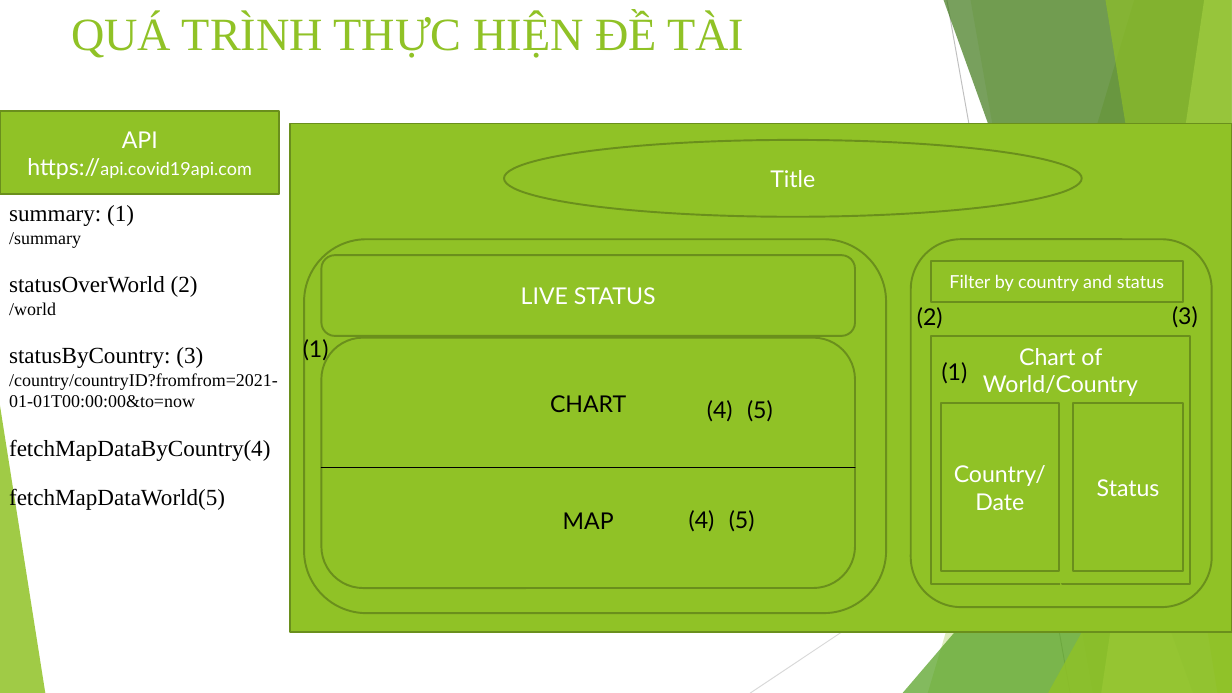
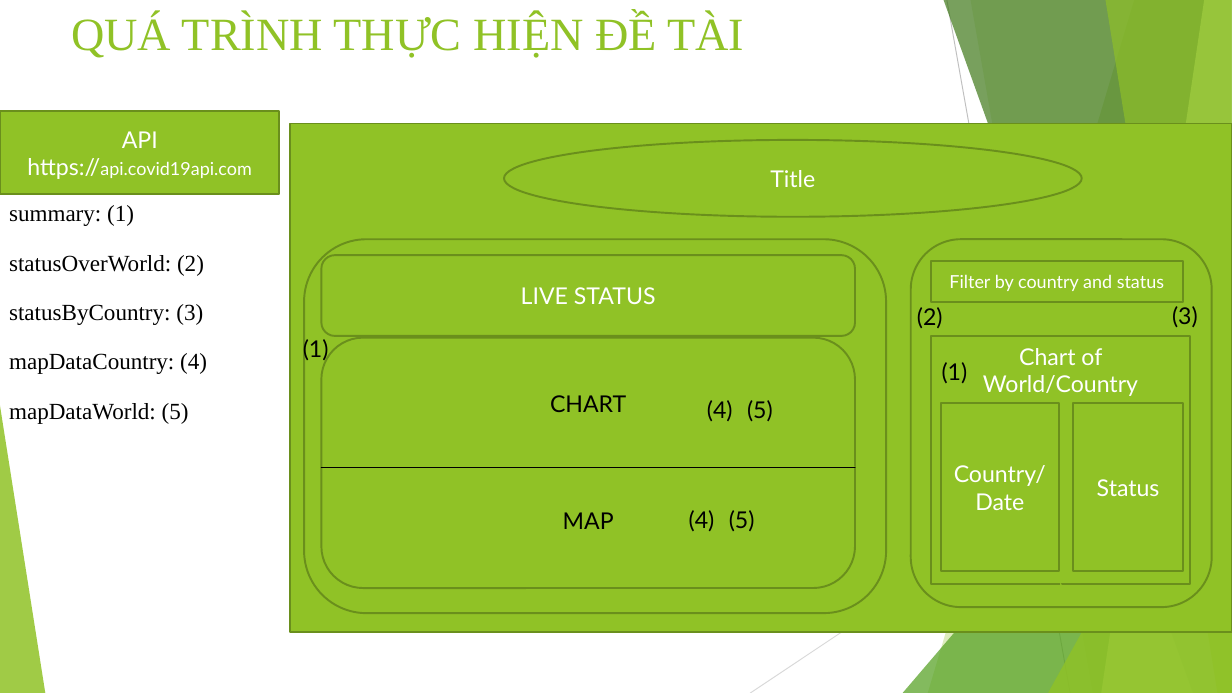
Before and after one commit to lmhkkk/COVID-19, a slide deck: slide 4 of COVID-19 TRACKER.pptx. Drawn at 1232x693 pixels with LibreOffice and Linux fonts; fonts in the diff are those of the drawing. Boxes give left, top, right and bottom in pixels: in the first picture for what was removed or moved away, otherwise in the second. Text is boxed around its words. In the diff, an @@ line names an element or a change of style, - is before the commit and + after.

```diff
--- a/COVID-19 TRACKER.pptx
+++ b/COVID-19 TRACKER.pptx
@@ text at (9, 255, 204, 276): text changed @@
-/summary
-statusOverWorld (2)
-/world
+statusOverWorld: (2)
@@ text at (9, 353, 207, 424): text changed; size 14 to 18 pt @@
-/country/countryID?fromfrom=2021-01-01T00:00:00&to=now
-fetchMapDataByCountry(4)
-fetchMapDataWorld(5)
+mapDataCountry: (4)
+mapDataWorld: (5)
```
Also in this commit, not shown: 1 other file.
